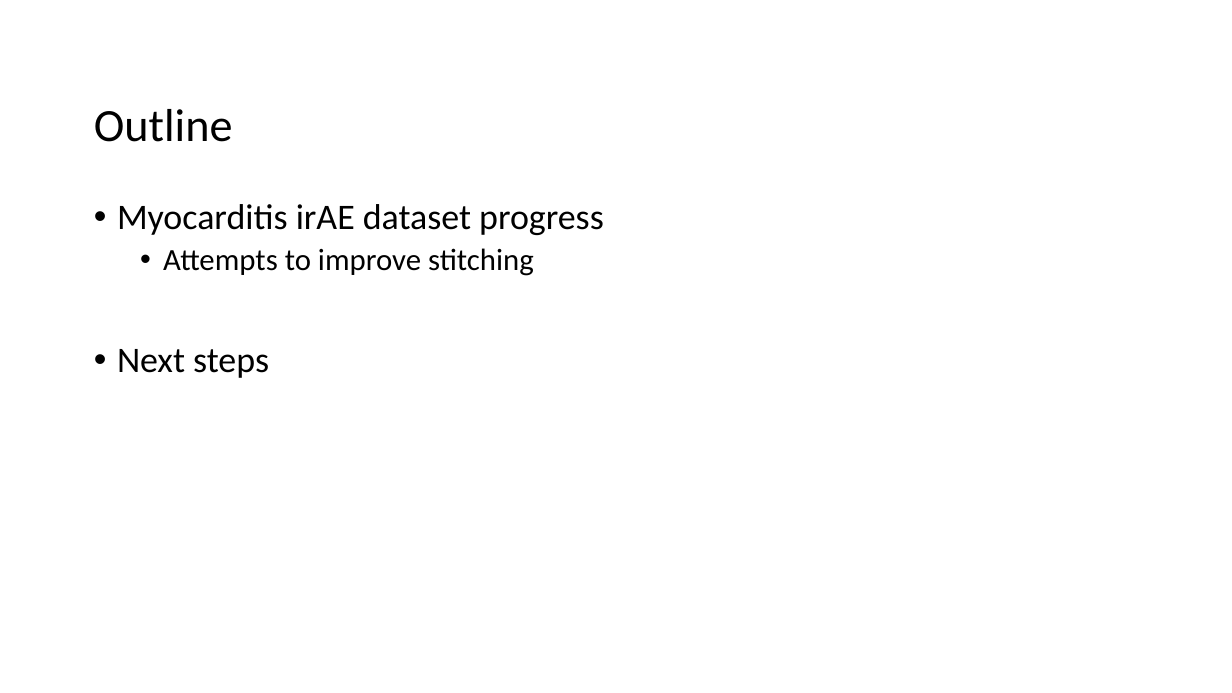
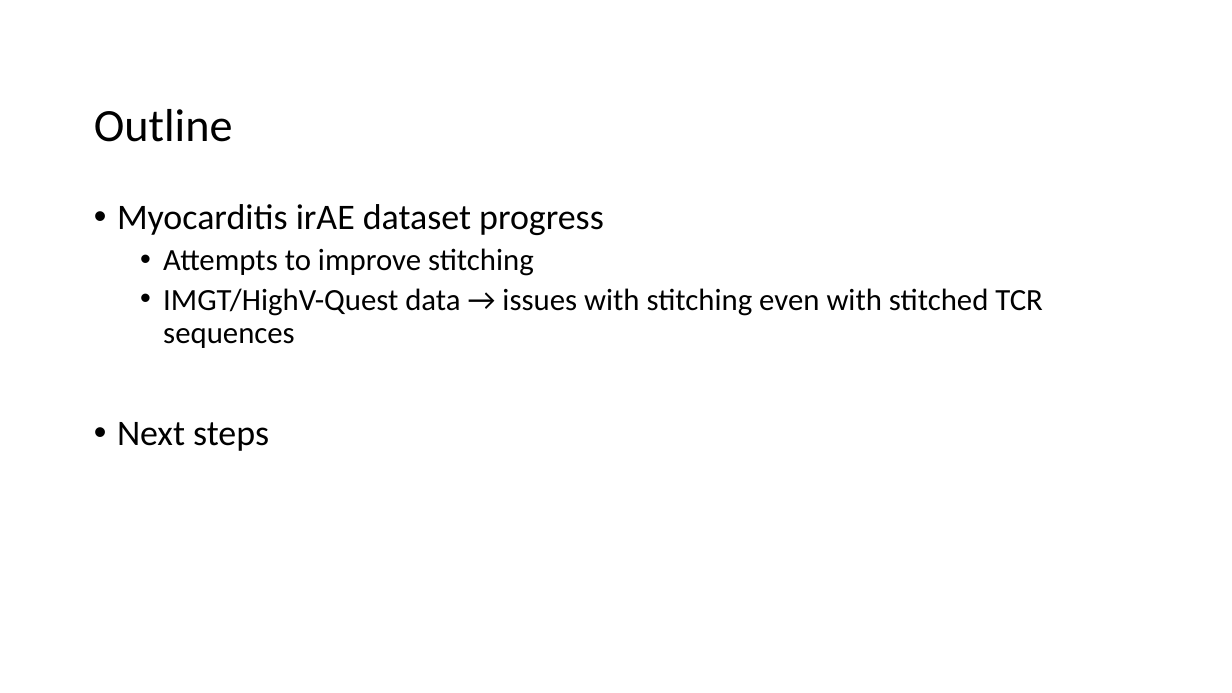
Before and after one commit to tybottorff/bottorffdocs, a slide deck: slide 2 of linsley_postdoc/presentations/weekly_meetings/11_9_23.pptx. Drawn at 1232x693 pixels with LibreOffice and Linux fonts; fonts in the diff are those of the drawing. Boxes give left, top, right and bottom in pixels: in the first picture for what was removed or moved away, otherwise in the second. Text is boxed around its words. In the diff, an @@ line names an element or a change of style, - is before the commit and + after.

Commit message:
Update slides

```diff
--- a/linsley_postdoc/presentations/weekly_meetings/11_9_23.pptx
+++ b/linsley_postdoc/presentations/weekly_meetings/11_9_23.pptx
@@ text at box(163, 288, 1043, 348): paragraph added @@
+  • IMGT/HighV-Quest data → issues with stitching even with stitched TCR sequences
```
Also in this commit, not shown: 1 other slide changed, 1 slide added.
